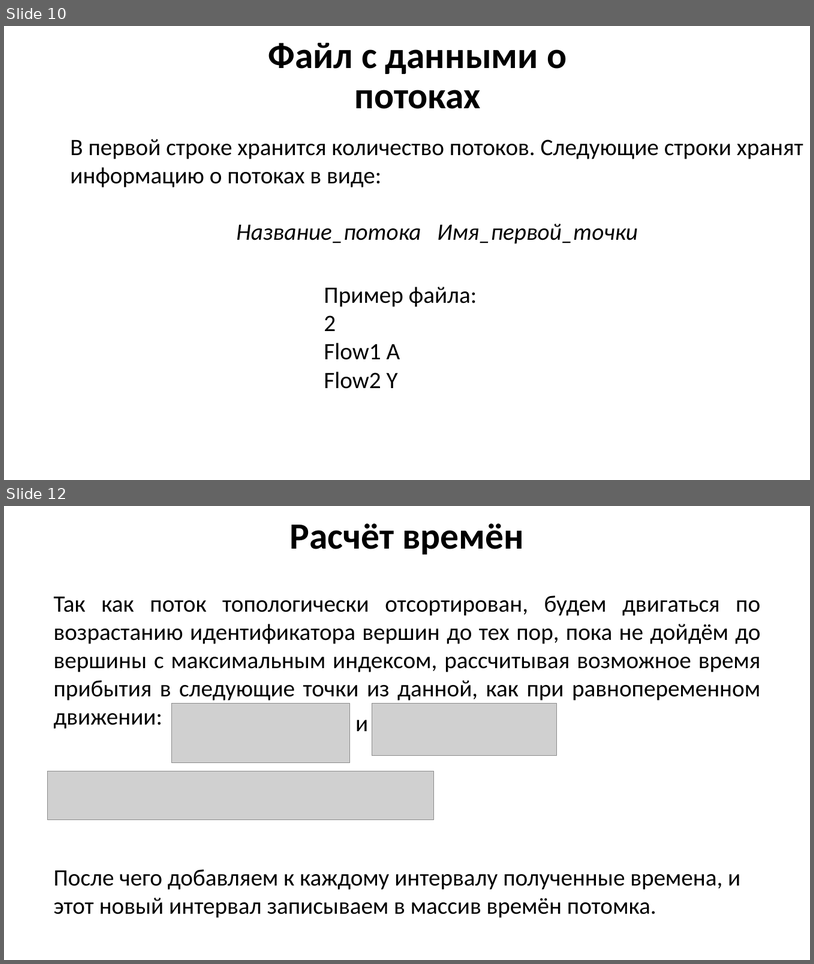
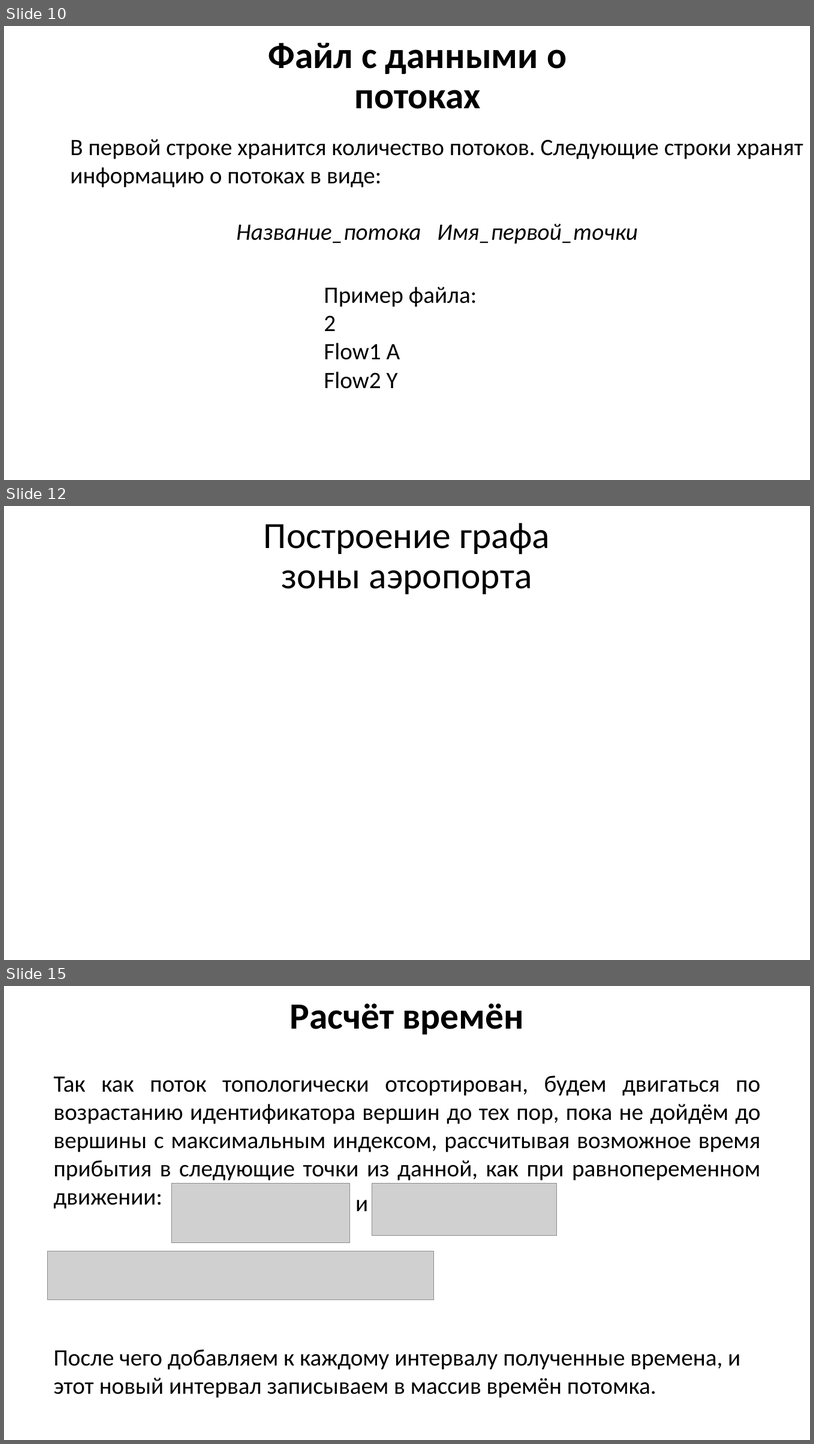
Before and after one commit to GooDgRaF/Bachelor_diplom, a slide deck: Диплом/Презентация ВКР.pptx. Shown one above the other, each under a label of ours: slides 10 and 12 before the commit, slides 10, 12 and 15 after it; the slides between them are not shown. The pictures are 814x964 and 814x1444 pixels, drawn with LibreOffice and Linux fonts; fonts in the diff are those of the drawing; grey boxes stand for pictures; background and template pictures are left out. Boxes give left, top, right and bottom in pixels: in the first picture for what was removed or moved away, otherwise in the second. Text is boxed around its words. In the diff, an @@ line names an element or a change of style, - is before the commit and + after.

```diff
--- a/Диплом/Презентация ВКР.pptx
+++ b/Диплом/Презентация ВКР.pptx
@@ slide 12 added at (4,506,810,960), background picture (left out) @@
@@ text added at (264,523,550,594), 44 pt, text #000000 @@
+Построение графа зоны аэропорта
@@ what was slide 12 is now slide 15 @@
```
Also in this commit, not shown: 5 slides changed, 5 other slides added, 1 slide removed, 18 other files.
